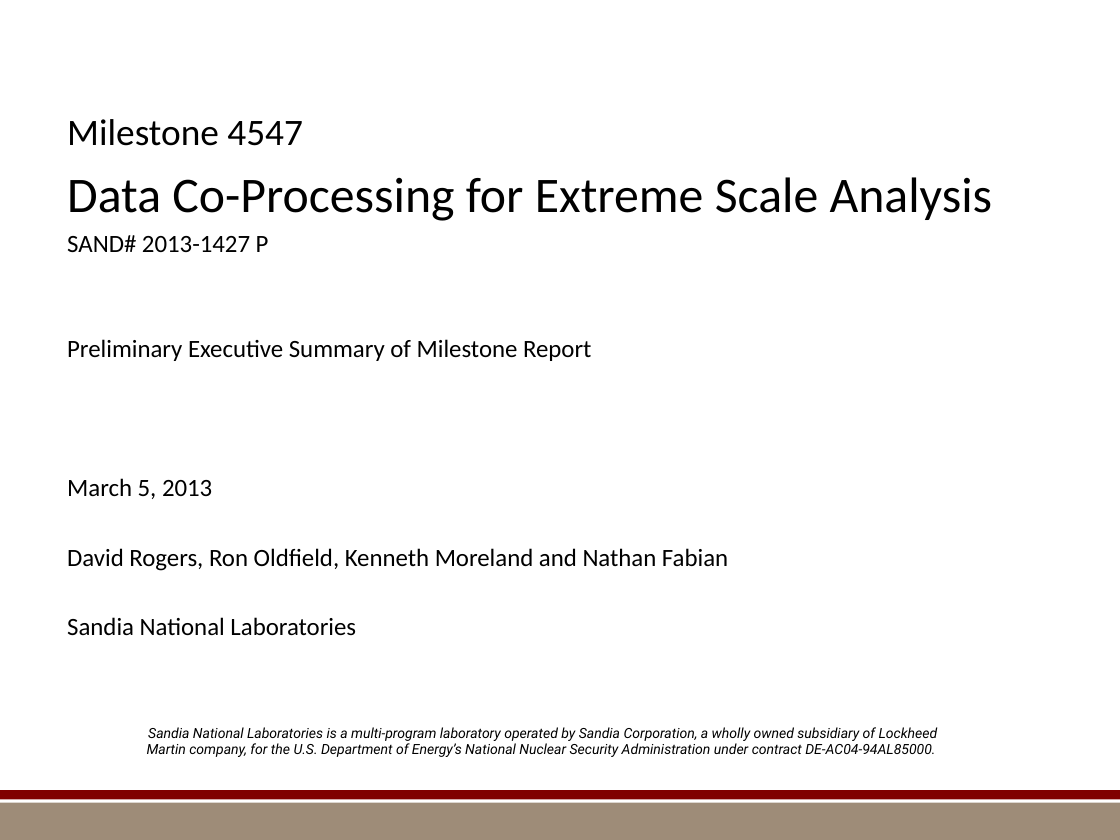
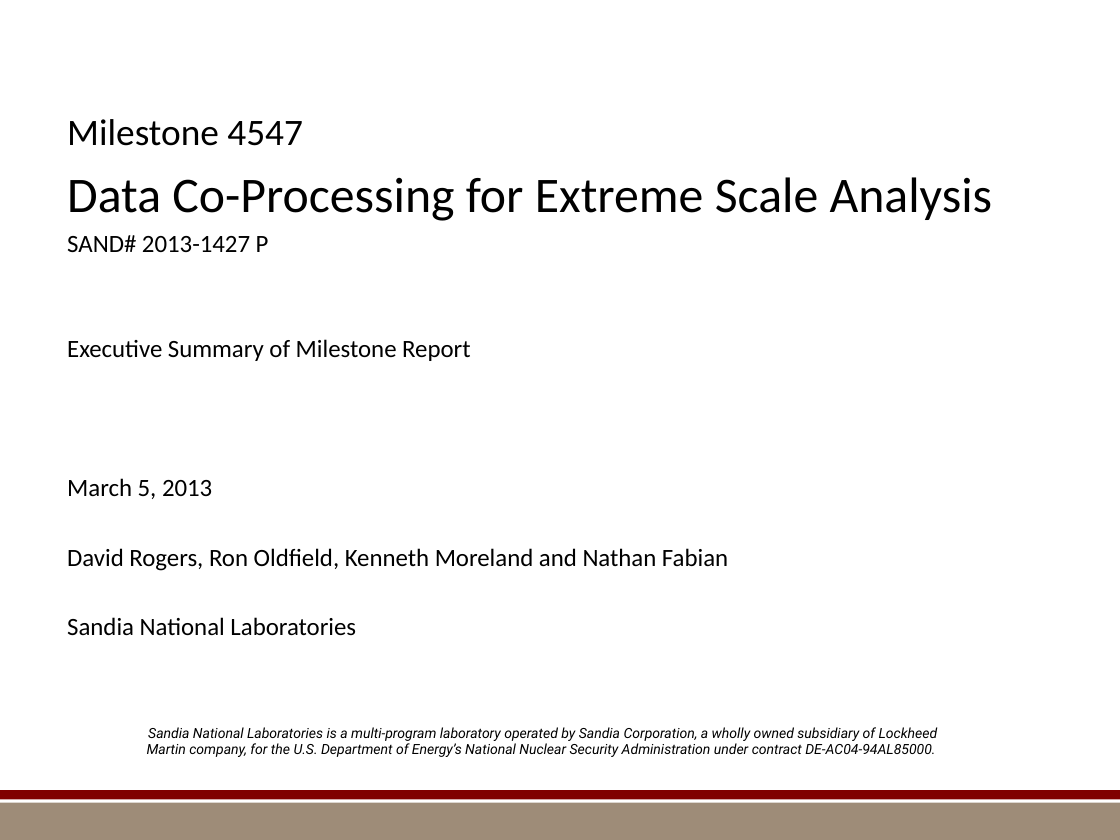
Before and after one commit to kmorel-papers/MilestoneFY13, a slide deck: slide 1 of Summary/SummarySlides.pptx. Drawn at 1120x840 pixels with LibreOffice and Linux fonts; fonts in the diff are those of the drawing; background and template pictures are left out. Boxes give left, top, right and bottom in pixels: in the first picture for what was removed or moved away, otherwise in the second. Text is boxed around its words. In the diff, an @@ line names an element or a change of style, - is before the commit and + after.

```diff
--- a/Summary/SummarySlides.pptx
+++ b/Summary/SummarySlides.pptx
@@ text at (67, 339, 470, 361): text changed @@
-Preliminary Executive Summary of Milestone Report
+Executive Summary of Milestone Report
```
Also in this commit, not shown: 5 other slides changed.
